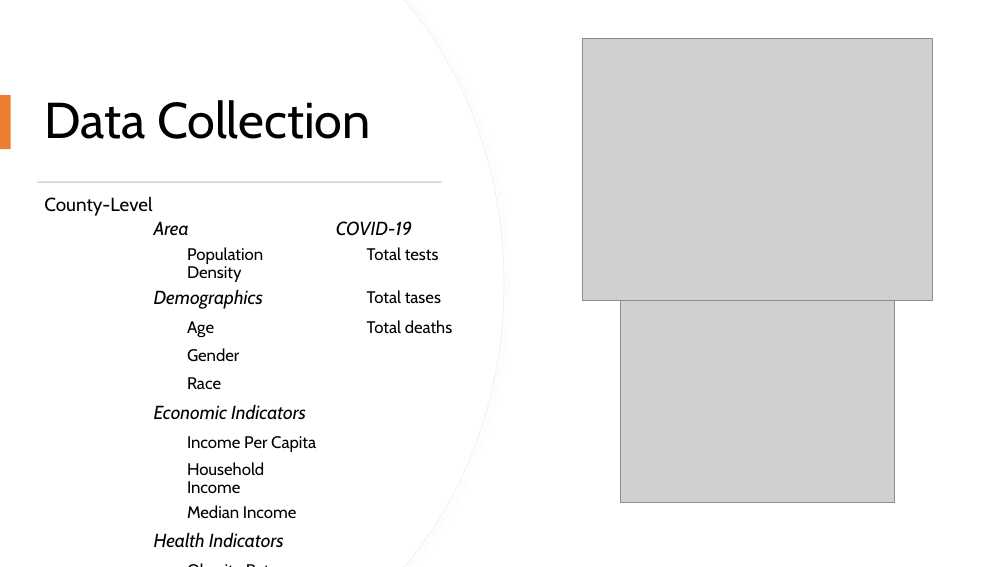
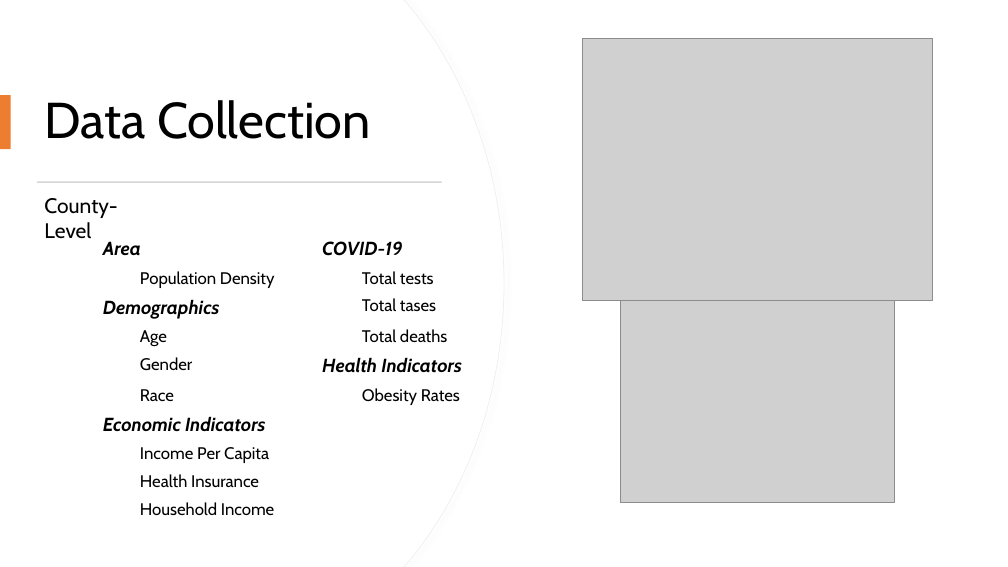
Before and after one commit to cxclark/covid19-analysis, a slide deck: slide 4 of 2020_10_30_covid_usa_analysis.pptx. Drawn at 1008x567 pixels with LibreOffice and Linux fonts; fonts in the diff are those of the drawing; grey boxes stand for pictures. Boxes give left, top, right and bottom in pixels: in the first picture for what was removed or moved away, otherwise in the second. Text is boxed around its words. In the diff, an @@ line names an element or a change of style, - is before the commit and + after.

Commit message:
updated slides

```diff
--- a/2020_10_30_covid_usa_analysis.pptx
+++ b/2020_10_30_covid_usa_analysis.pptx
@@ text "County-Level" at (44,198,117,238): size 18 to 20 pt @@
@@ table at (95,234,539,521) @@
-row 5, column 3: 
+row 5, column 3: Health Indicators
-row 6, column 4: 
+row 6, column 4: Obesity Rates
+row 9:  | Health Insurance |  | 
-row 10:  | Median Income |  | 
-row 11: Health Indicators |  |  | 
-row 12:  | Obesity Rates |  | 
@@ table: place and size @@
-table at (146,216,545,552)
+table at (95,234,539,521)
```
Also in this commit, not shown: 3 other slides changed, 1 other file.
